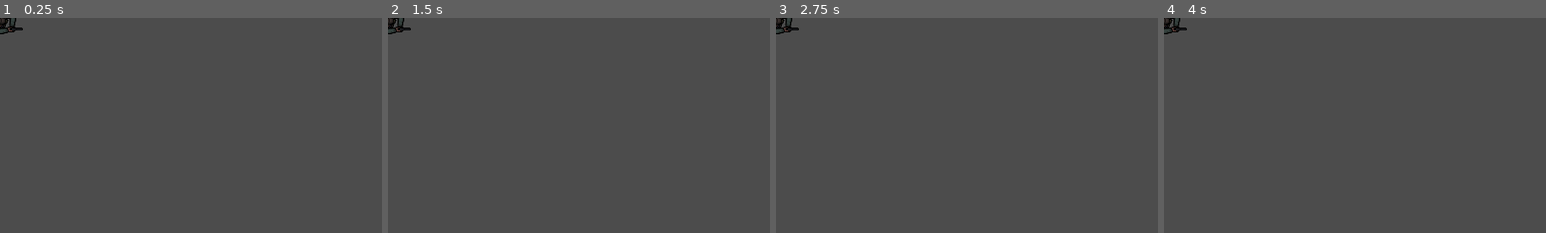
Above: before the commit, frames 1-4 (left to right).
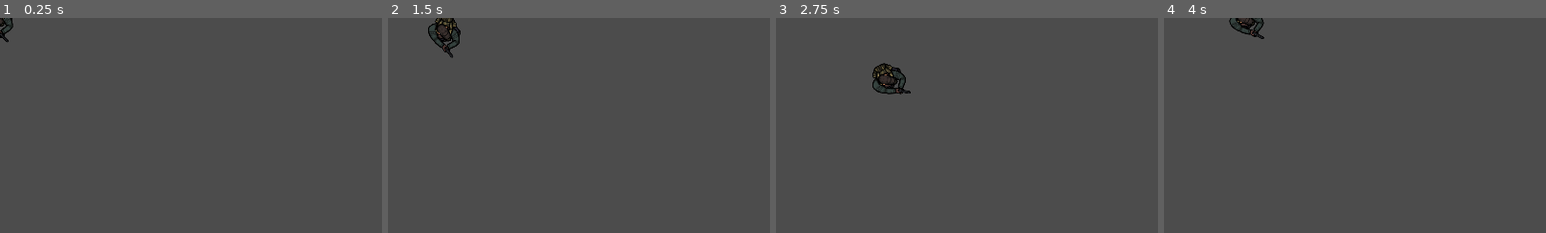
Above: after the commit, the same moments.

Repository: Gui-dev/topdownshooter
Game: Godot game, scene res://scenes/player/player.tscn
Two runs of this game, one before a commit and one after it. Both use one fixed random seed, a clock stepped at 60 frames per second and the inputs below. The project has no main scene, so this scene is started directly.
Inputs (mouse positions are % of the whole screen's width and height, from its top left):
- Up to frame 1 (0.25 s): no input
- Up to frame 2 (1.5 s): tap Enter at 0.5 s; move the mouse to (72, 45) at 0.52 s; hold Right (ui_right) 0.53-1.28 s; move the mouse to (30, 55) at 1.27 s; hold Down (ui_down) from 1.28 s (still down)
- Up to frame 3 (2.75 s): move the mouse to (60, 28) at 2.02 s; release Down (ui_down) at 2.03 s; hold Right (ui_right) from 2.03 s (still down)
- Up to frame 4 (4 s): move the mouse to (45, 70) at 2.77 s; release Right (ui_right) at 2.78 s; hold Up (ui_up) 2.78-3.53 s; move the mouse to (80, 65) at 3.52 s; hold Left (ui_left) from 3.53 s (still down)
The pictures show only the part of the screen within x 0-50%, y 0-50%; the shares and areas given below are measured in that part.

The runs differ from the first frame. In frame 1, 0.3% of the frame differs, in the area x 0-6%, y 0-12%; in frame 2, 1.1%; in frame 3, 1.2%, in the area x 0-36%, y 0-36%; in frame 4, 0.8%.

Commit message:
feat: add player movement

Diff:
--- a/project.godot
+++ b/project.godot
@@ -7,6 +7,16 @@
 ;   param=value ; assign values to parameters
 
 config_version=4
+
+_global_script_classes=[ {
+"base": "KinematicBody2D",
+"class": "Player",
+"language": "GDScript",
+"path": "res://scripts/player/player.gd"
+} ]
+_global_script_class_icons={
+"Player": ""
+}
 
 [application]
 
--- a/scenes/player/player.tscn
+++ b/scenes/player/player.tscn
@@ -1,12 +1,14 @@
-[gd_scene load_steps=4 format=2]
+[gd_scene load_steps=5 format=2]
 
 [ext_resource path="res://assets/characters/player/feet/idle/survivor-idle_0.png" type="Texture" id=1]
 [ext_resource path="res://assets/characters/player/handgun/idle/survivor-idle_handgun_0.png" type="Texture" id=2]
+[ext_resource path="res://scripts/player/player.gd" type="Script" id=3]
 
 [sub_resource type="CircleShape2D" id=1]
 radius = 36.3456
 
 [node name="Player" type="KinematicBody2D"]
+script = ExtResource( 3 )
 
 [node name="collision" type="CollisionShape2D" parent="."]
 position = Vector2( 0, 3 )
--- /dev/null
+++ b/scripts/player/player.gd
@@ -0,0 +1,19 @@
+extends KinematicBody2D
+class_name Player
+
+
+var speed: float = 200.0
+var motion_velocity: Vector2 = Vector2.ZERO
+
+
+func _process(delta: float) -> void:
+  var direction := Input.get_vector('ui_left', 'ui_right', 'ui_up', 'ui_down')
+  if direction:
+    motion_velocity = direction.normalized() * speed
+  else:
+    motion_velocity = motion_velocity.move_toward(Vector2.ZERO, speed)
+  look_at(get_global_mouse_position())
+
+
+func _physics_process(delta: float) -> void:
+  motion_velocity = move_and_slide(motion_velocity)
